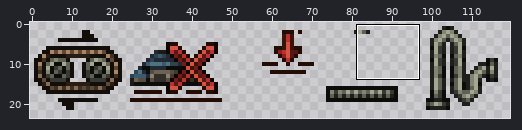
Sprite sheet -- content/Entities/Tools/Wrench/ui_icons.wrench.png. Above, an overview of the earlier version with the close-up marked.
Close-up. Earlier state:
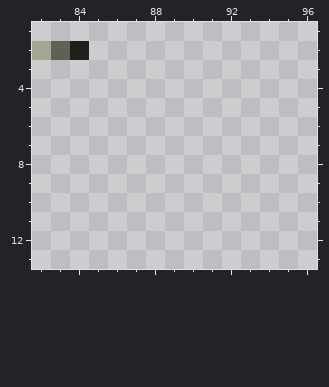
The file is 120x24 pixels. Colours within 5 levels of each other are drawn and written as one. Shown: x 82..96, y 1..13. The commit also changed other parts of the picture, which this record leaves out.
The result:
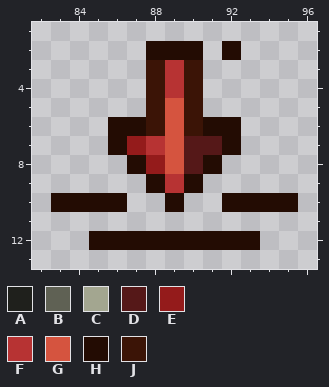
Palette (. is transparent): A #1f201c  B #5f6154  C #a3a690  D #551818  E #941b1b  F #b73333  G #d5543f  H #230c03  J #3b1406
The exact change:
Colour D is added in row 7 at x 90 to 91; in row 8 at x 90.
Colour E is added in row 7 at x 87; in row 8 at x 88.
Colour F is added in rows 3 to 4 at x 89; in row 7 at x 88; in row 9 at x 89.
Colour G is added in rows 5 to 8 at x 89.
Colour H is added in row 2 at x 88 to 90 and 92; in row 6 at x 86 to 87 and 91 to 92; in row 7 at x 86 and 92; in row 8 at x 87 and 91; in row 9 at x 88 and 90; in row 10 at x 83 to 86, 89 and 92 to 95.
Colour H is added in row 12 at x 85 to 93.
Colour J is added in rows 3 to 6 at x 88 and 90.
The author cleared colour A in row 2 at x 84.
The author cleared colour B in row 2 at x 83.
The author cleared colour C in row 2 at x 82.
Where, in picture pixels (left, top, right, bottom), the same in both close-ups:
changed: (32, 41, 298, 250)
